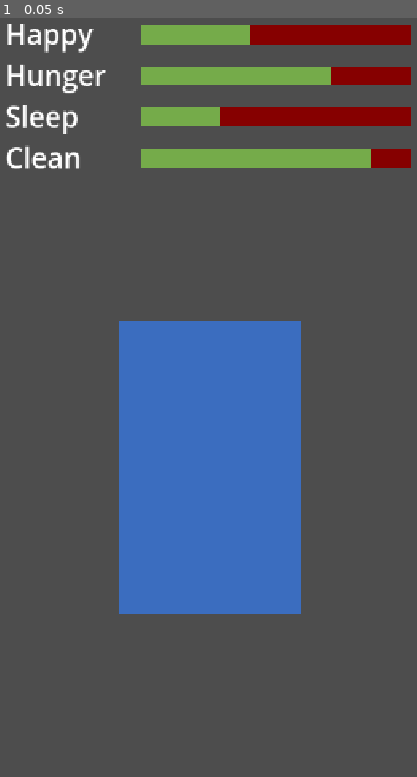
Above: before the commit, frame 1.
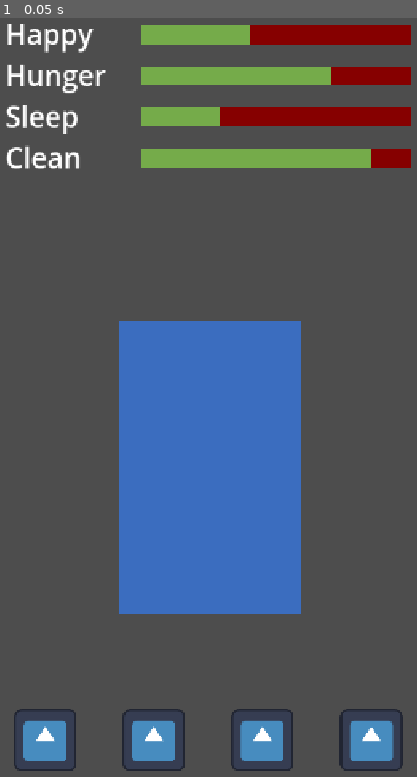
Above: after the commit, the same moment.

Repository: BookaGodot/Trails_game
Game: Godot game, scene res://scenes/test/test.tscn
The game is run twice, just before and just after one commit, with the same random seed, the same clock (stepped at 60 frames per second) and the same inputs. The engine's default icon, where the game draws it, is replaced by a stand-in: a white triangle on a blue panel in a dark square.
Inputs:
- Up to frame 1 (0.05 s): no input

The runs differ from the first frame. In frame 1, 3.0% of the frame differs, in the area x 3-97%, y 91-100%.

Commit message:
Update gui.tscn

Diff:
--- a/elements/GUI/gui.tscn
+++ b/elements/GUI/gui.tscn
@@ -1,6 +1,7 @@
-[gd_scene load_steps=4 format=3 uid="uid://bxn7bi0xs1kwj"]
+[gd_scene load_steps=5 format=3 uid="uid://bxn7bi0xs1kwj"]
 
 [ext_resource type="Script" uid="uid://ntrivepckrki" path="res://elements/GUI/gui.gd" id="1_b7ps2"]
+[ext_resource type="Texture2D" uid="uid://prqq8q0au3u5" path="res://icon.svg" id="2_fjjel"]
 
 [sub_resource type="StyleBoxFlat" id="StyleBoxFlat_ajsdn"]
 bg_color = Color(0.52549, 0, 0, 1)
@@ -115,3 +116,40 @@
 theme_override_styles/fill = SubResource("StyleBoxFlat_b7ps2")
 value = 70.0
 show_percentage = false
+
+[node name="HBoxContainer" type="HBoxContainer" parent="MarginContainer/VBoxContainer"]
+layout_mode = 2
+size_flags_vertical = 10
+theme_override_constants/separation = 45
+
+[node name="TextureRect" type="TextureRect" parent="MarginContainer/VBoxContainer/HBoxContainer"]
+custom_minimum_size = Vector2(100, 100)
+layout_mode = 2
+size_flags_horizontal = 3
+texture = ExtResource("2_fjjel")
+expand_mode = 2
+stretch_mode = 5
+
+[node name="TextureRect2" type="TextureRect" parent="MarginContainer/VBoxContainer/HBoxContainer"]
+custom_minimum_size = Vector2(100, 100)
+layout_mode = 2
+size_flags_horizontal = 3
+texture = ExtResource("2_fjjel")
+expand_mode = 2
+stretch_mode = 5
+
+[node name="TextureRect3" type="TextureRect" parent="MarginContainer/VBoxContainer/HBoxContainer"]
+custom_minimum_size = Vector2(100, 100)
+layout_mode = 2
+size_flags_horizontal = 3
+texture = ExtResource("2_fjjel")
+expand_mode = 2
+stretch_mode = 5
+
+[node name="TextureRect4" type="TextureRect" parent="MarginContainer/VBoxContainer/HBoxContainer"]
+custom_minimum_size = Vector2(100, 100)
+layout_mode = 2
+size_flags_horizontal = 3
+texture = ExtResource("2_fjjel")
+expand_mode = 2
+stretch_mode = 5
